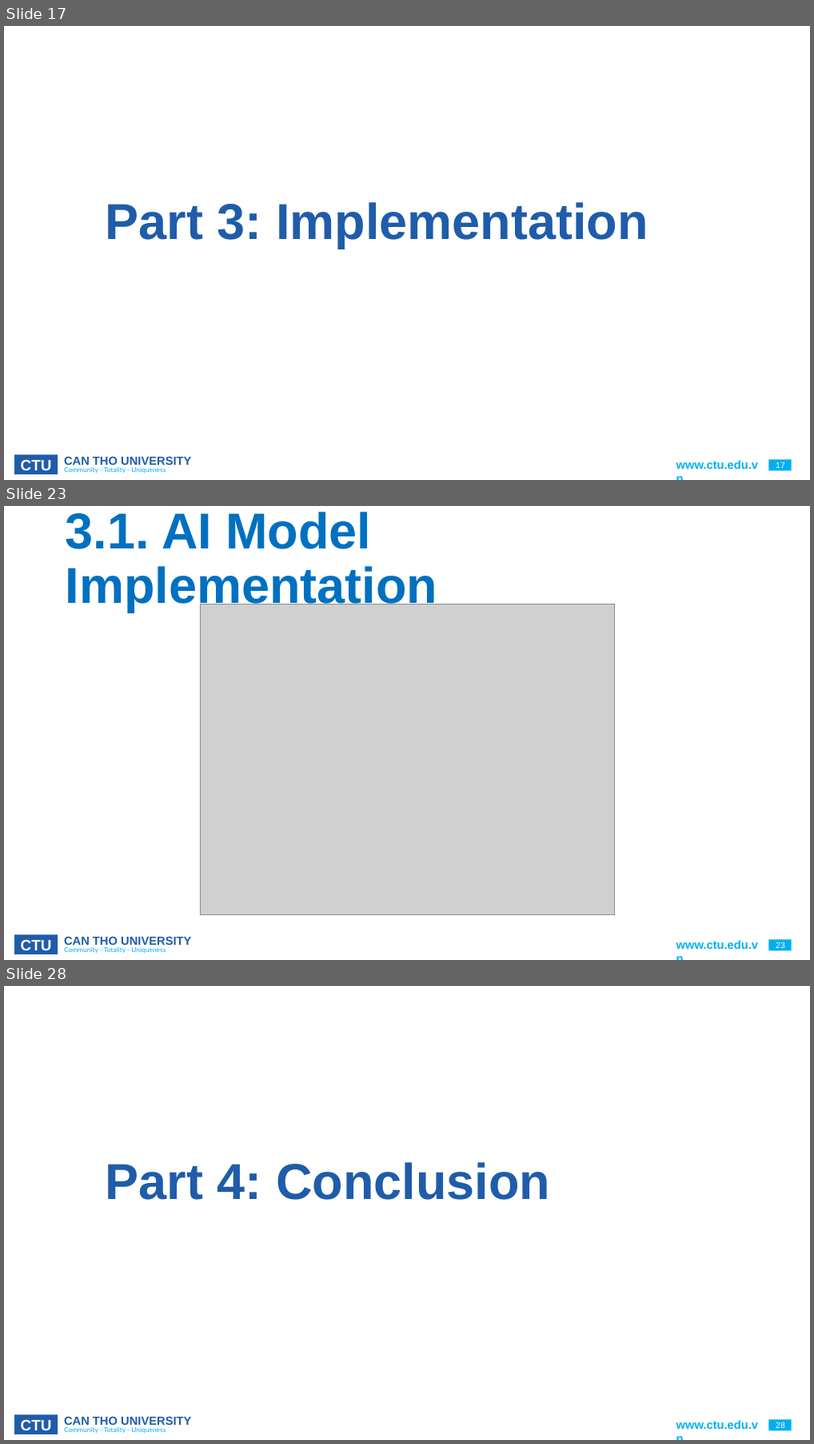
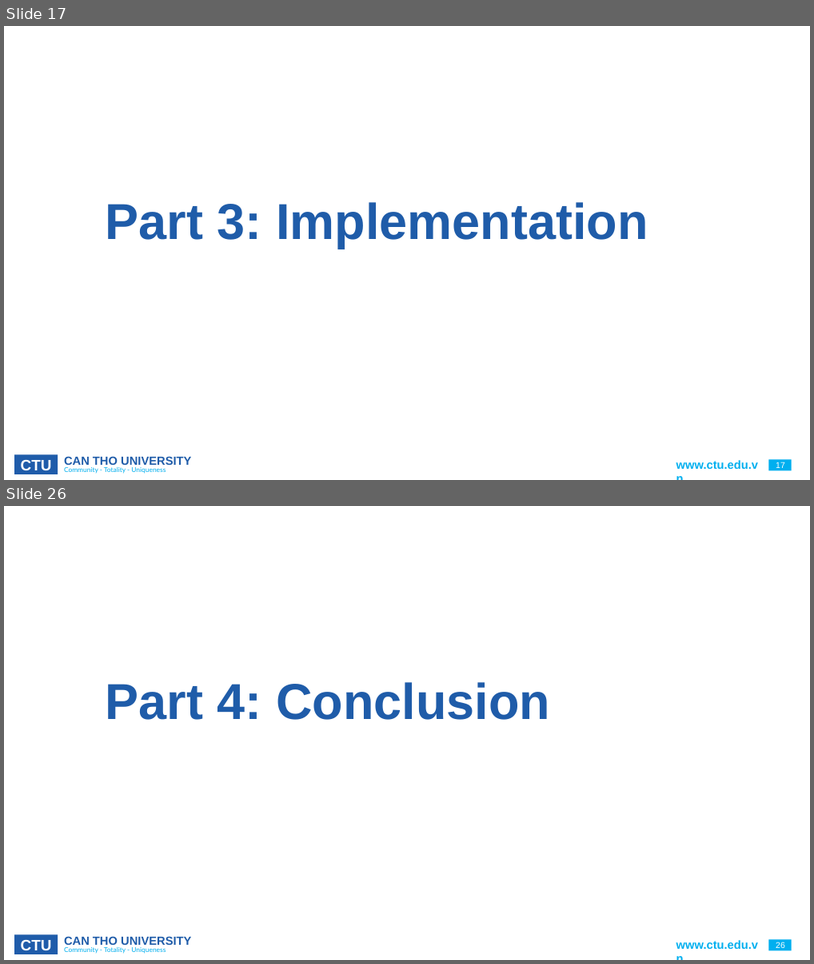
Before and after one commit to CommonHouseCat/fungiscan-mushroom-identifier, a slide deck: Báo cáo/GraduationThesis.pptx. Shown one above the other, each under a label of ours: slides 17, 23 and 28 before the commit, slides 17 and 26 after it; the slides between them are not shown. The pictures are 814x1444 and 814x964 pixels, drawn with LibreOffice and Linux fonts; fonts in the diff are those of the drawing; grey boxes stand for pictures; background and template pictures are left out. Boxes give left, top, right and bottom in pixels: in the first picture for what was removed or moved away, otherwise in the second. Text is boxed around its words. In the diff, an @@ line names an element or a change of style, - is before the commit and + after.

```diff
--- a/Báo cáo/GraduationThesis.pptx
+++ b/Báo cáo/GraduationThesis.pptx
@@ slide 23 removed at [4, 506, 810, 960], background #FFFFFF; not listed: 6 template elements that a slide beside it also shows @@
@@ title removed at [66, 512, 438, 612] @@
-3.1. AI Model Implementation
@@ picture removed at [200, 604, 614, 915] @@
@@ what was slide 28 is now slide 26 @@
```
Also in this commit, not shown: 10 slides changed, 1 other slide removed.
